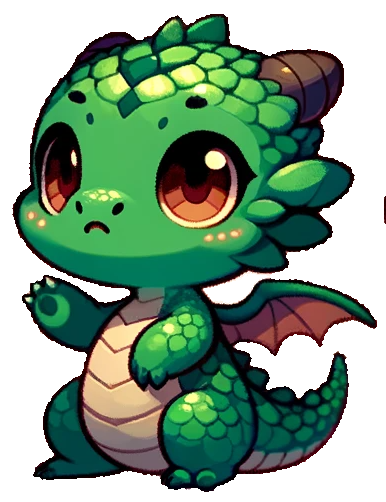
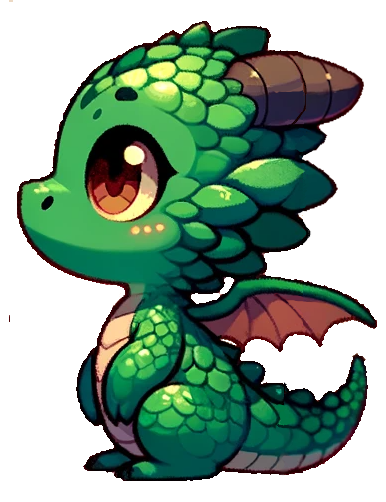
The second 386 x 502 image is a revision of the first. Changes to its layers:
showed "Pasted Layer #2", painted on it over bbox(9, 0, 368, 481)
hid "Pasted Layer" over bbox(12, 14, 386, 492)
